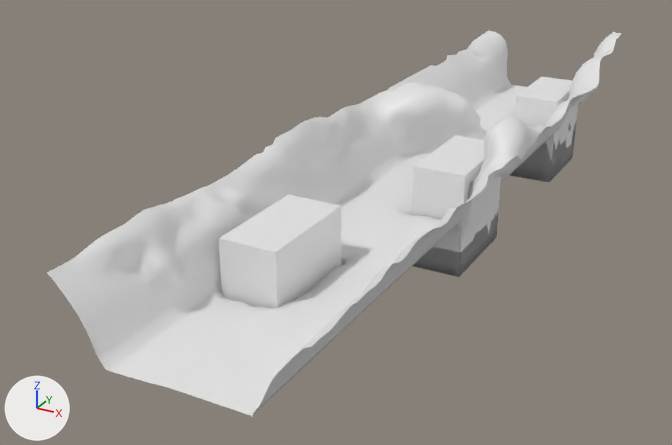
Renders of the OBJ model resources/GameResources/Levels/level1/part1/part.obj from each side of a commit.
Rendered twice from a 50 mm lens placed at (3.28, -3.88, 3.35), pointed at (-0.71, 3.38, -0.29). The lights are fixed; the arrows at lower left show +X, +Y and +Z. Where no turn or scale is listed for an object, it has been applied to the vertices.

Objects in the first picture: 'Fall2_Cube.001', 'Falle3_Cube.002', 'Loch_Falle_1_Cube', 'part1_Plane.001'.
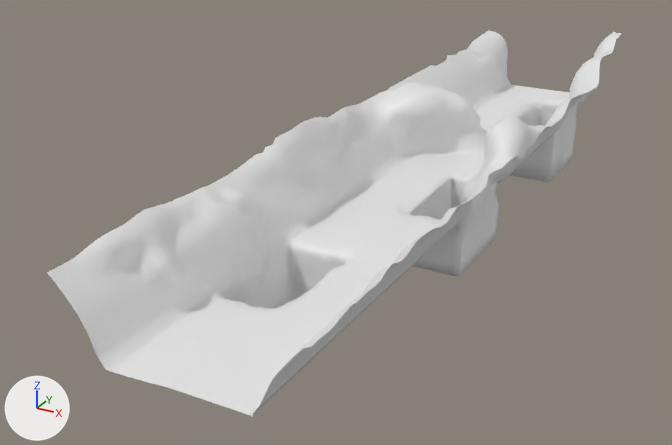
Location of each change, (x1, y1, x2, y2) in pixels of the pictures (672 x 445 px):
'Loch_Falle_1_Cube', deleted
    before: (219, 195, 341, 308)
'Fall2_Cube.001', deleted
    before: (411, 135, 501, 263)
'Falle3_Cube.002', deleted
    before: (514, 77, 578, 182)

What changed in the scene script:
```text
Remove ob_fall2_cube_001:
    ob_fall2_cube_001 = bpy.data.objects.new('Fall2_Cube.001', me_fall2_cube_001)
    ob_fall2_cube_001.location = (0.0, 0.0, 0.0)
Remove ob_falle3_cube_002:
    ob_falle3_cube_002 = bpy.data.objects.new('Falle3_Cube.002', me_falle3_cube_002)
    ob_falle3_cube_002.location = (0.0, 0.0, 0.0)
Remove ob_loch_falle_1_cube:
    ob_loch_falle_1_cube = bpy.data.objects.new('Loch_Falle_1_Cube', me_loch_falle_1_cube)
    ob_loch_falle_1_cube.location = (0.0, 0.0, 0.0)
```
